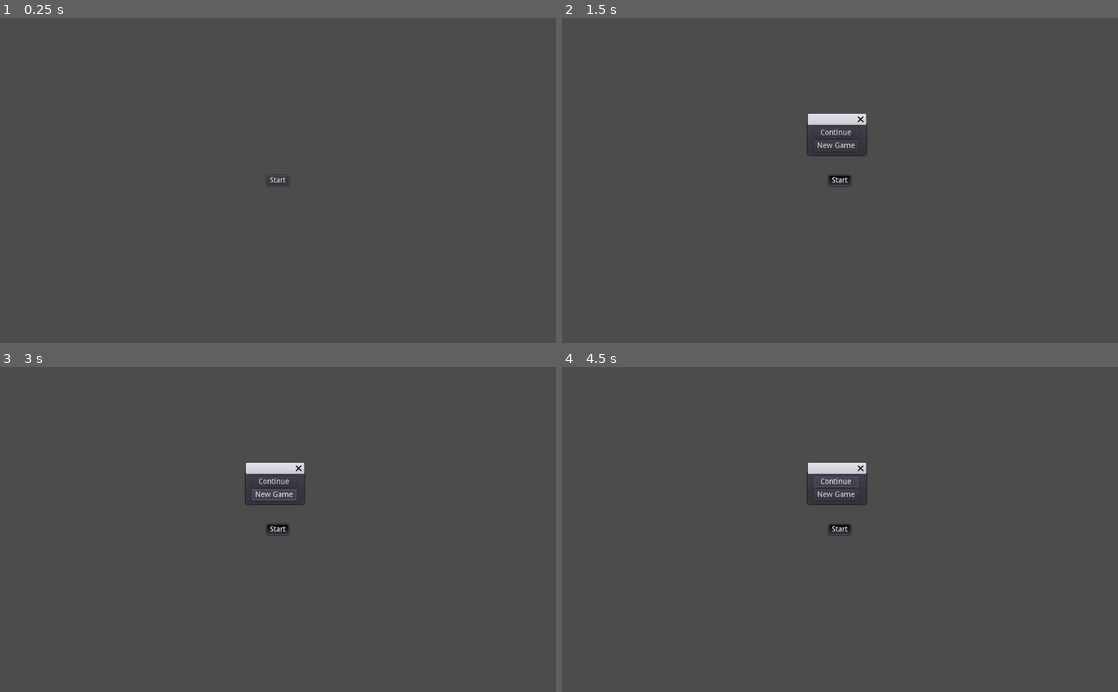
Above: before the commit, frames 1-4 (two rows, left to right).
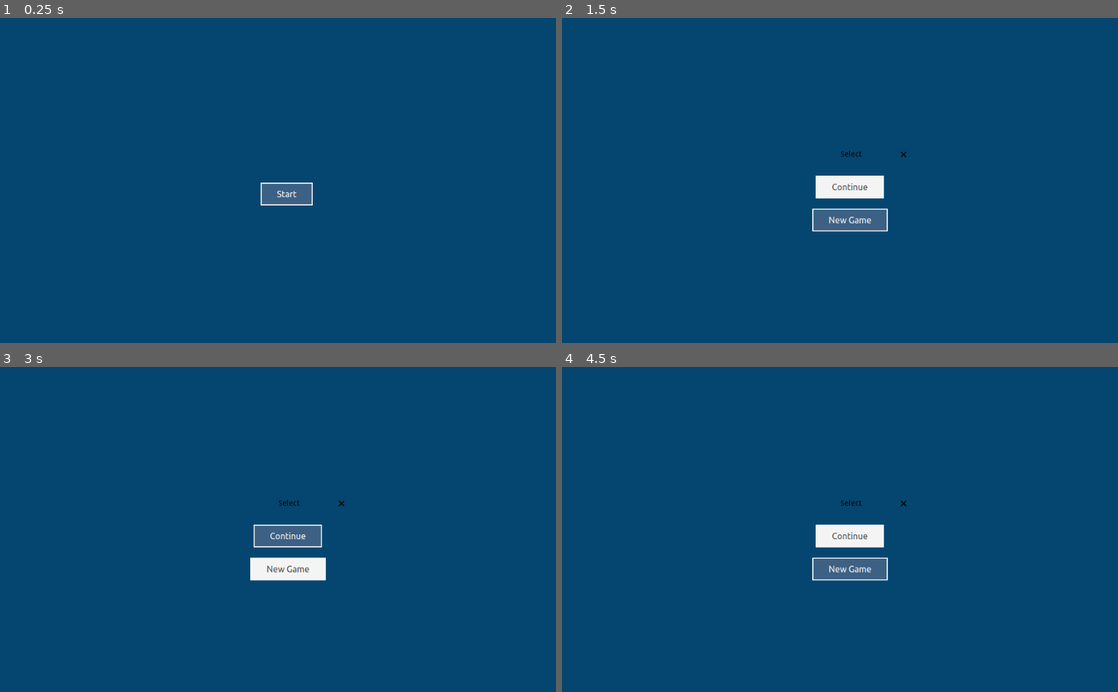
Above: after the commit, the same moments.

Repository: hamdle/WindowDialog_Godot_3
Game: Godot game, scene res://Node.tscn
The game is run twice, just before and just after one commit, with the same random seed, the same clock (stepped at 60 frames per second) and the same inputs.
Inputs (mouse positions are in pixels of both pictures, inside the frame that each line leads up to; where the layout moved, square brackets give the same spot in the first picture):
- Up to frame 1 (0.25 s): no input
- Up to frame 2 (1.5 s): click (851, 193) at 0.52 s; click (840, 180) at 1.25 s, where only the run before the commit has a clickable "Start"
- Up to frame 3 (3 s): click (278, 529) at 2 s, where only the run before the commit has a clickable "Start"; click (289, 568) [272, 493] at 2.75 s
- Up to frame 4 (4.5 s): click (851, 568) [834, 493] at 3.5 s; click (851, 536) [834, 480] at 4.25 s

The runs differ from the first frame. In frame 1, 100% of the frame differs, in the area x 0-100%, y 0-100%; in frame 2, 100%; in frame 3, 100%; in frame 4, 100%.

Commit message:
Drupal theme buttons and popup

Diff:
--- a/Node.gd
+++ b/Node.gd
@@ -1,11 +1,4 @@
 extends Node
-
-
-func _on_Button_pressed():
-	#var button = get_node("Container")
-	#button.visible = false
-	var dialog = get_node("Container/WindowDialog")
-	dialog.popup()
 
 
 func _on_ContinueButton_pressed():
@@ -17,5 +10,10 @@
 
 
 func _on_WindowDialog_popup_hide():
-	var button = get_node("Container/StartButton")
+	var button = get_node("Container/TextureButton")
 	button.pressed = false
+
+
+func _on_TextureButton_pressed():
+	var dialog = get_node("Container/WindowDialog")
+	dialog.popup()
--- a/Node.tscn
+++ b/Node.tscn
@@ -1,6 +1,13 @@
-[gd_scene load_steps=2 format=2]
+[gd_scene load_steps=9 format=2]
 
 [ext_resource path="res://Node.gd" type="Script" id=1]
+[ext_resource path="res://start.png" type="Texture" id=2]
+[ext_resource path="res://start-pressed.png" type="Texture" id=3]
+[ext_resource path="res://drupal_styleboxflat.tres" type="StyleBox" id=4]
+[ext_resource path="res://continue.png" type="Texture" id=5]
+[ext_resource path="res://continue-pressed.png" type="Texture" id=6]
+[ext_resource path="res://newgame.png" type="Texture" id=7]
+[ext_resource path="res://newgame-pressed.png" type="Texture" id=8]
 
 [node name="Node" type="Node" index="0"]
 
@@ -20,16 +27,16 @@
 size_flags_vertical = 1
 _sections_unfolded = [ "Anchor", "Grow Direction", "Margin", "Material", "Rect", "Visibility" ]
 
-[node name="StartButton" type="Button" parent="Container" index="0"]
+[node name="TextureButton" type="TextureButton" parent="Container" index="0"]
 
 anchor_left = 0.0
 anchor_top = 0.0
 anchor_right = 0.0
 anchor_bottom = 0.0
-margin_left = 491.0
-margin_top = 290.0
-margin_right = 532.0
-margin_bottom = 310.0
+margin_left = 480.0
+margin_top = 304.0
+margin_right = 576.0
+margin_bottom = 346.0
 rect_pivot_offset = Vector2( 0, 0 )
 rect_clip_content = false
 focus_mode = 2
@@ -41,9 +48,10 @@
 enabled_focus_mode = 2
 shortcut = null
 group = null
-text = "Start"
-flat = false
-align = 1
+texture_normal = ExtResource( 2 )
+texture_pressed = ExtResource( 3 )
+texture_hover = ExtResource( 3 )
+_sections_unfolded = [ "Textures" ]
 
 [node name="WindowDialog" type="WindowDialog" parent="Container" index="1"]
 
@@ -52,49 +60,35 @@
 anchor_top = 0.0
 anchor_right = 0.0
 anchor_bottom = 0.0
-margin_left = 453.0
-margin_top = 197.0
-margin_right = 560.0
-margin_bottom = 253.0
+margin_left = 426.0
+margin_top = 262.0
+margin_right = 639.0
+margin_bottom = 424.0
 rect_pivot_offset = Vector2( 0, 0 )
 rect_clip_content = false
 mouse_filter = 0
 mouse_default_cursor_shape = 0
 size_flags_horizontal = 1
 size_flags_vertical = 1
+custom_styles/panel = ExtResource( 4 )
 popup_exclusive = false
-window_title = ""
+window_title = "Select"
 resizable = false
+_sections_unfolded = [ "Anchor", "Focus", "Grow Direction", "Hint", "Margin", "Material", "Mouse", "Popup", "Rect", "Size Flags", "Visibility", "custom_styles" ]
 __meta__ = {
 "_edit_group_": true
 }
 
-[node name="VBoxContainer" type="VBoxContainer" parent="Container/WindowDialog" index="1"]
+[node name="ContinueButton" type="TextureButton" parent="Container/WindowDialog" index="1"]
 
 anchor_left = 0.0
 anchor_top = 0.0
 anchor_right = 0.0
 anchor_bottom = 0.0
-margin_left = 11.0
-margin_top = 5.0
-margin_right = 93.0
-margin_bottom = 49.0
-rect_pivot_offset = Vector2( 0, 0 )
-rect_clip_content = false
-mouse_filter = 1
-mouse_default_cursor_shape = 0
-size_flags_horizontal = 1
-size_flags_vertical = 1
-alignment = 0
-
-[node name="ContinueButton" type="Button" parent="Container/WindowDialog/VBoxContainer" index="0"]
-
-anchor_left = 0.0
-anchor_top = 0.0
-anchor_right = 0.0
-anchor_bottom = 0.0
-margin_right = 82.0
-margin_bottom = 20.0
+margin_left = 41.0
+margin_top = 29.0
+margin_right = 180.0
+margin_bottom = 71.0
 rect_pivot_offset = Vector2( 0, 0 )
 rect_clip_content = false
 focus_mode = 2
@@ -106,19 +100,21 @@
 enabled_focus_mode = 2
 shortcut = null
 group = null
-text = "Continue"
-flat = false
-align = 1
+texture_normal = ExtResource( 5 )
+texture_pressed = ExtResource( 6 )
+texture_hover = ExtResource( 6 )
+_sections_unfolded = [ "Textures" ]
 
-[node name="NewGameButton" type="Button" parent="Container/WindowDialog/VBoxContainer" index="1"]
+[node name="NewGameButton" type="TextureButton" parent="Container/WindowDialog" index="2"]
 
 anchor_left = 0.0
 anchor_top = 0.0
 anchor_right = 0.0
 anchor_bottom = 0.0
-margin_top = 24.0
-margin_right = 82.0
-margin_bottom = 44.0
+margin_left = 35.0
+margin_top = 90.0
+margin_right = 174.0
+margin_bottom = 132.0
 rect_pivot_offset = Vector2( 0, 0 )
 rect_clip_content = false
 focus_mode = 2
@@ -130,14 +126,15 @@
 enabled_focus_mode = 2
 shortcut = null
 group = null
-text = "New Game"
-flat = false
-align = 1
+texture_normal = ExtResource( 7 )
+texture_pressed = ExtResource( 8 )
+texture_hover = ExtResource( 8 )
+_sections_unfolded = [ "Textures" ]
 
-[connection signal="pressed" from="Container/StartButton" to="." method="_on_Button_pressed"]
+[connection signal="pressed" from="Container/TextureButton" to="." method="_on_TextureButton_pressed"]
 
 [connection signal="popup_hide" from="Container/WindowDialog" to="." method="_on_WindowDialog_popup_hide"]
 
-[connection signal="pressed" from="Container/WindowDialog/VBoxContainer/ContinueButton" to="." method="_on_ContinueButton_pressed"]
+[connection signal="pressed" from="Container/WindowDialog/ContinueButton" to="." method="_on_ContinueButton_pressed"]
 
-[connection signal="pressed" from="Container/WindowDialog/VBoxContainer/NewGameButton" to="." method="_on_NewGameButton_pressed"]
+[connection signal="pressed" from="Container/WindowDialog/NewGameButton" to="." method="_on_NewGameButton_pressed"]
--- /dev/null
+++ b/drupal_styleboxflat.tres
@@ -0,0 +1,29 @@
+[gd_resource type="StyleBoxFlat" format=2]
+
+[resource]
+
+content_margin_left = -1.0
+content_margin_right = -1.0
+content_margin_top = -1.0
+content_margin_bottom = -1.0
+bg_color = Color( 0.0235294, 0.278431, 0.443137, 1 )
+draw_center = true
+border_width_left = 0
+border_width_top = 0
+border_width_right = 0
+border_width_bottom = 0
+border_color = Color( 0.8, 0.8, 0.8, 1 )
+border_blend = false
+corner_radius_top_left = 0
+corner_radius_top_right = 0
+corner_radius_bottom_right = 0
+corner_radius_bottom_left = 0
+corner_detail = 8
+expand_margin_left = 0.0
+expand_margin_right = 0.0
+expand_margin_top = 0.0
+expand_margin_bottom = 0.0
+shadow_color = Color( 0, 0, 0, 0.6 )
+shadow_size = 0
+anti_aliasing = true
+anti_aliasing_size = 1
--- a/project.godot
+++ b/project.godot
@@ -16,4 +16,5 @@
 
 [rendering]
 
+environment/default_clear_color=Color( 0.0235294, 0.278431, 0.443137, 1 )
 environment/default_environment="res://default_env.tres"
Binary file added: continue-pressed.png
Not shown, added: continue-pressed.png.import
Binary file added: continue.png
Not shown, added: continue.png.import
Binary file added: newgame-pressed.png
Not shown, added: newgame-pressed.png.import
Binary file added: newgame.png
Not shown, added: newgame.png.import
Binary file added: start-pressed.png
Not shown, added: start-pressed.png.import
Binary file added: start.png
Not shown, added: start.png.import
